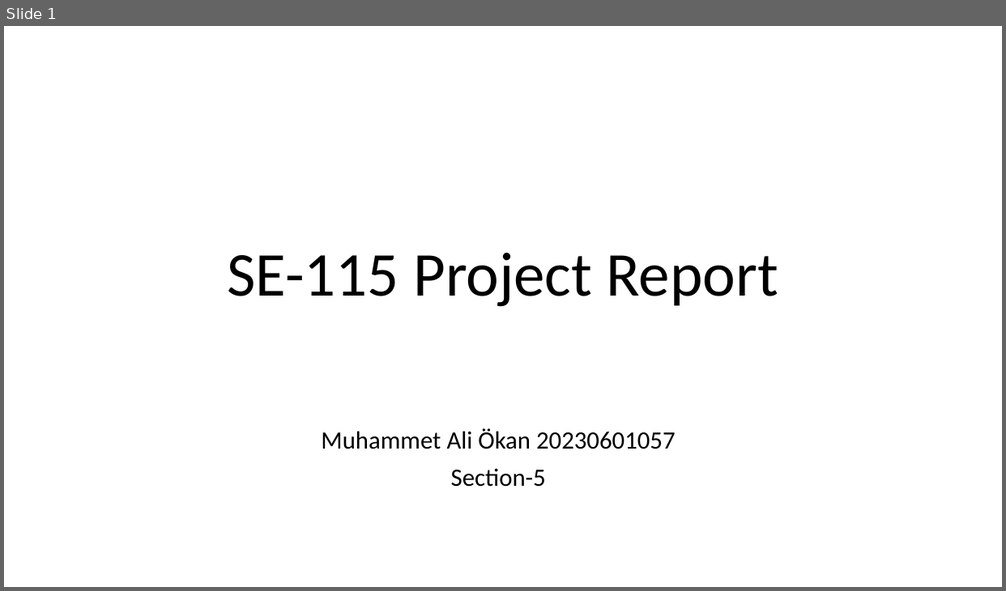
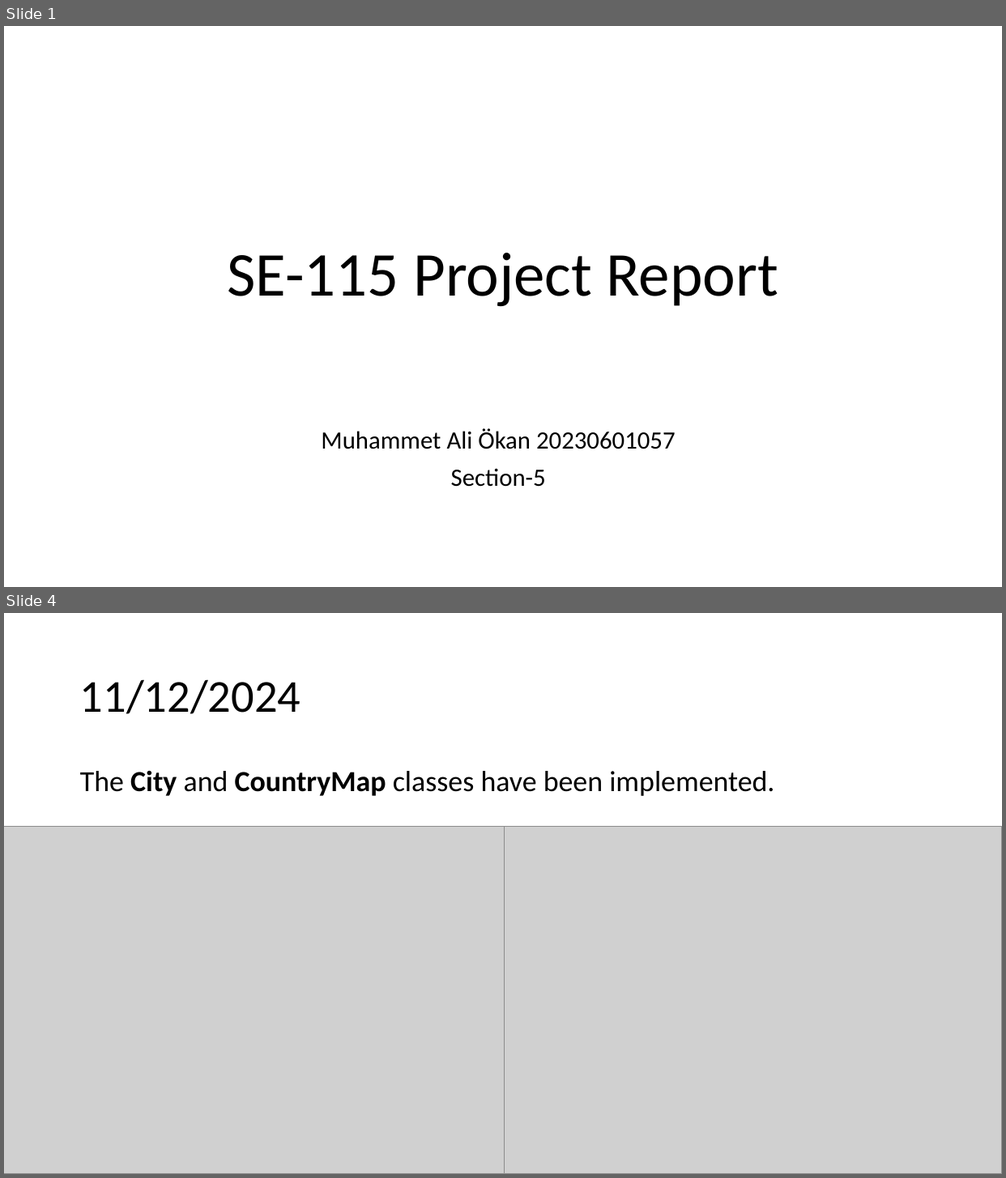
Before and after one commit to maliokan/SE115-Maps, a slide deck: Proje/Report.pptx. Shown one above the other, each under a label of ours: slide 1 before the commit, slides 1 and 4 after it; the slides between them are not shown. The pictures are 1006x591 and 1006x1178 pixels, drawn with LibreOffice and Linux fonts; fonts in the diff are those of the drawing; grey boxes stand for pictures. Boxes give left, top, right and bottom in pixels: in the first picture for what was removed or moved away, otherwise in the second. Text is boxed around its words. In the diff, an @@ line names an element or a change of style, - is before the commit and + after.

```diff
--- a/Proje/Report.pptx
+++ b/Proje/Report.pptx
@@ slide 4 added at (4, 613, 1002, 1174), background #FFFFFF @@
@@ title added at (80, 679, 300, 714), 44 pt, text #000000 @@
+11/12/2024
@@ text added at (80, 770, 774, 796), 28 pt, text #000000 @@
+The City and CountryMap classes have been implemented.
@@ picture added at (4, 827, 505, 1174) @@
@@ picture added at (504, 827, 1002, 1174) @@
```
Also in this commit, not shown: 2 slides changed, 5 other slides added, 11 other files.
